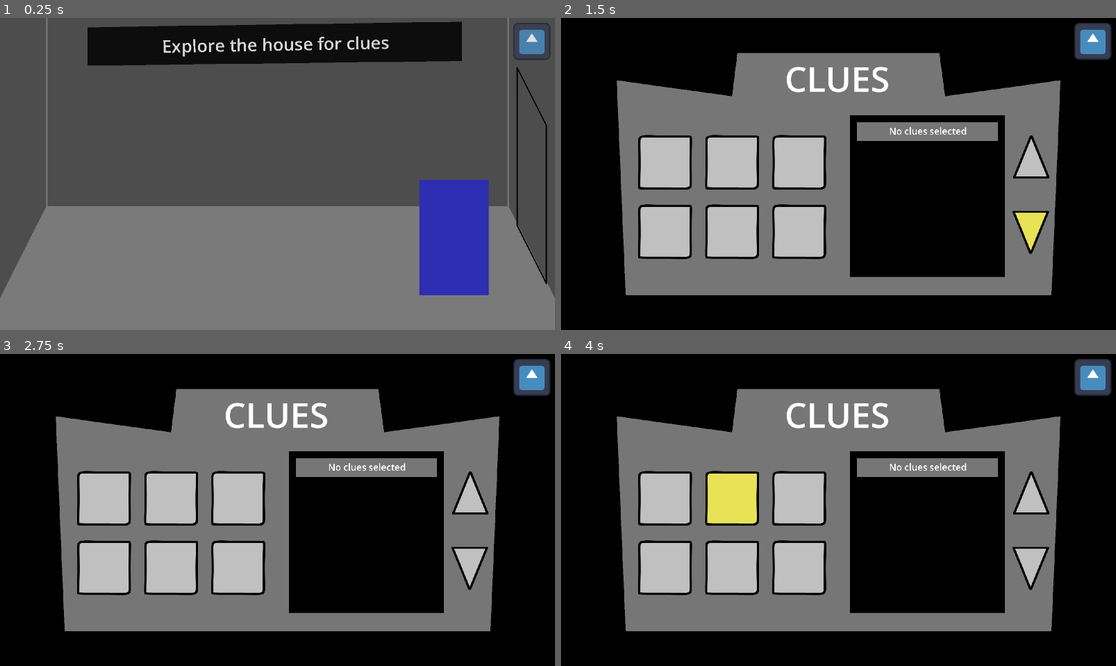
Above: before the commit, frames 1-4 (two rows, left to right).
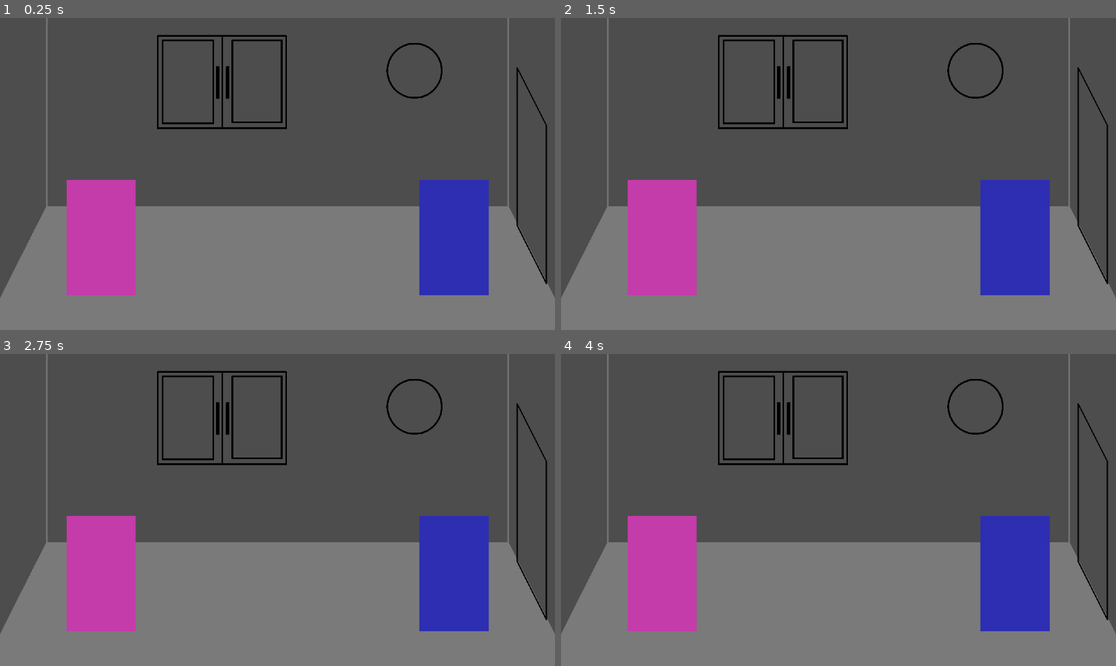
Above: after the commit, the same moments.

Repository: SaulMarrero/Unwild-Animal-Village
Game: Godot game, scene res://scenes/sheep_house.tscn
Same seed, same stepped clock (60 frames per second), same inputs: the game is played once before the commit and once after it. The project has no main scene, so this scene is started directly. The engine's default icon, where the game draws it, is replaced by a stand-in: a white triangle on a blue panel in a dark square.
Inputs (mouse positions are in pixels of both pictures, inside the frame that each line leads up to):
- Up to frame 1 (0.25 s): no input
- Up to frame 2 (1.5 s): click (1093, 39) at 0.52 s; click (1027, 227) at 1.27 s
- Up to frame 3 (2.75 s): click (466, 563) at 2.02 s
- Up to frame 4 (4 s): click (666, 497) at 2.77 s; click (733, 497) at 3.52 s

The runs differ from the first frame. In frame 1, 14% of the frame differs, in the area x 12-100%, y 1-89%; in frame 2, 92%; in frame 3, 92%; in frame 4, 92%, in the area x 0-100%, y 0-100%.

Commit message:
Mini cambios

Diff:
--- a/scenes/sheep_house.tscn
+++ b/scenes/sheep_house.tscn
@@ -15,6 +15,21 @@
 [ext_resource type="Texture2D" uid="uid://dcvh1wyyjkmbm" path="res://sprites/clueBox.png" id="12_x6bow"]
 [ext_resource type="Texture2D" uid="uid://ch5sy1c40yva5" path="res://sprites/clueBox2.png" id="13_u76wh"]
 [ext_resource type="Texture2D" uid="uid://cjm2bchmg3qao" path="res://icon.svg" id="14_jinbj"]
+[ext_resource type="Texture2D" uid="uid://dnhtko33w72gg" path="res://sprites/oinker.png" id="16_6ffdd"]
+
+[sub_resource type="SpriteFrames" id="SpriteFrames_tbnm4"]
+animations = [{
+"frames": [{
+"duration": 1.0,
+"texture": ExtResource("16_6ffdd")
+}],
+"loop": true,
+"name": &"default",
+"speed": 5.0
+}]
+
+[sub_resource type="RectangleShape2D" id="RectangleShape2D_tlxup"]
+size = Vector2(240, 400)
 
 [sub_resource type="RectangleShape2D" id="RectangleShape2D_87qf1"]
 size = Vector2(60, 60)
@@ -33,12 +48,27 @@
 [sub_resource type="RectangleShape2D" id="RectangleShape2D_7vspu"]
 size = Vector2(27.5, 410)
 
+[sub_resource type="RectangleShape2D" id="RectangleShape2D_6ffdd"]
+size = Vector2(553, 418)
+
+[sub_resource type="CircleShape2D" id="CircleShape2D_tbnm4"]
+radius = 141.76741
+
 [node name="sheepHouse" type="Node2D" unique_id=1347099148]
 script = ExtResource("1_rmsad")
 
-[node name="Sprite2D" type="Sprite2D" parent="." unique_id=1818210430]
+[node name="background" type="Sprite2D" parent="." unique_id=1818210430]
 position = Vector2(960, 540)
 texture = ExtResource("1_lcdgc")
+
+[node name="missSheep" type="Area2D" parent="." unique_id=1260924742]
+position = Vector2(350, 760)
+
+[node name="AnimatedSprite2D" type="AnimatedSprite2D" parent="missSheep" unique_id=1425532441]
+sprite_frames = SubResource("SpriteFrames_tbnm4")
+
+[node name="CollisionShape2D" type="CollisionShape2D" parent="missSheep" unique_id=1387379038]
+shape = SubResource("RectangleShape2D_tlxup")
 
 [node name="player" type="CharacterBody2D" parent="." unique_id=81906358]
 position = Vector2(2221, 760)
@@ -58,6 +88,7 @@
 limit_right = 1920
 
 [node name="canvaslayer" type="CanvasLayer" parent="player" unique_id=661726006]
+visible = false
 script = ExtResource("4_tbnm4")
 
 [node name="Marco" type="Sprite2D" parent="player/canvaslayer" unique_id=2017228495]
@@ -250,4 +281,16 @@
 icon = ExtResource("14_jinbj")
 flat = true
 
+[node name="clock" type="Area2D" parent="." unique_id=1670644714]
+
+[node name="CollisionShape2D" type="CollisionShape2D" parent="clock" unique_id=1716259483]
+position = Vector2(767.5, 217)
+shape = SubResource("RectangleShape2D_6ffdd")
+
+[node name="window" type="Area2D" parent="." unique_id=1205542438]
+
+[node name="CollisionShape2D" type="CollisionShape2D" parent="window" unique_id=1459858891]
+position = Vector2(1437, 185)
+shape = SubResource("CircleShape2D_tbnm4")
+
 [connection signal="pressed" from="player/canvaslayer/clues" to="player/canvaslayer" method="_on_clues_pressed"]
Binary file changed: sprites/sheepHouse.png
